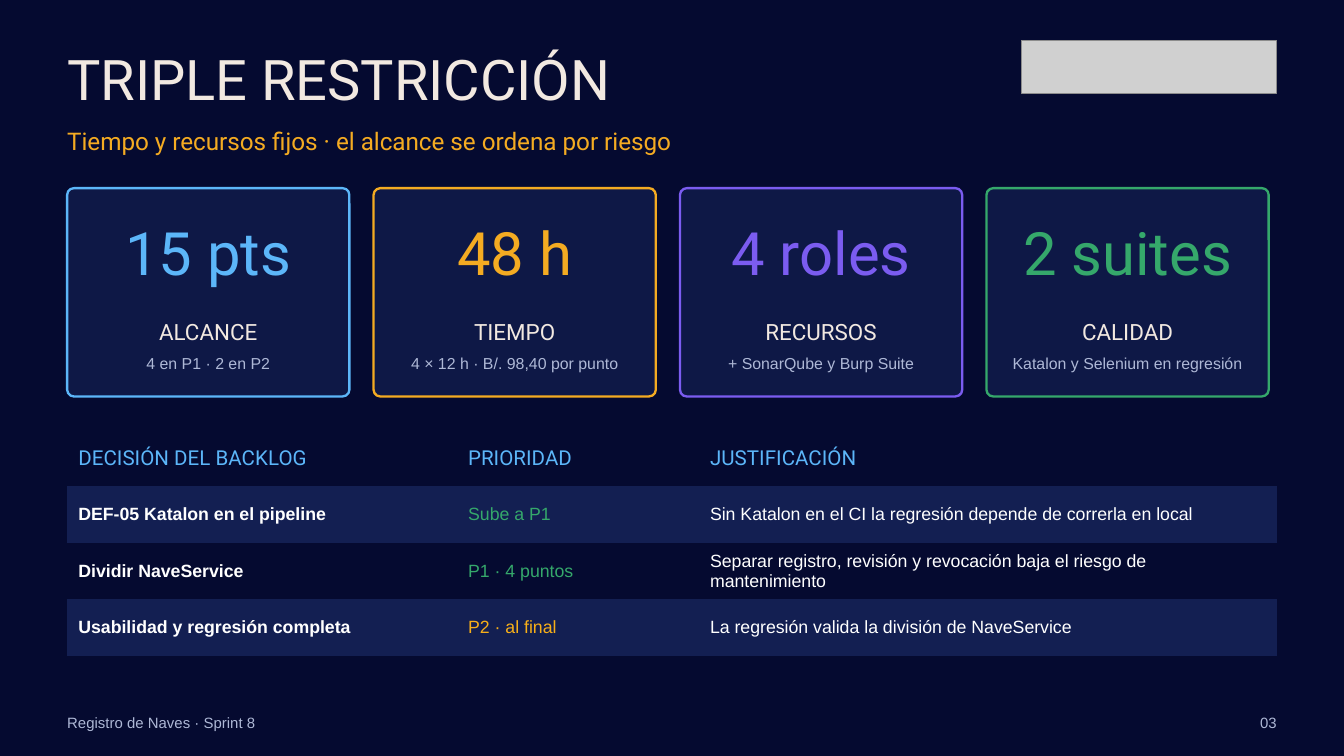
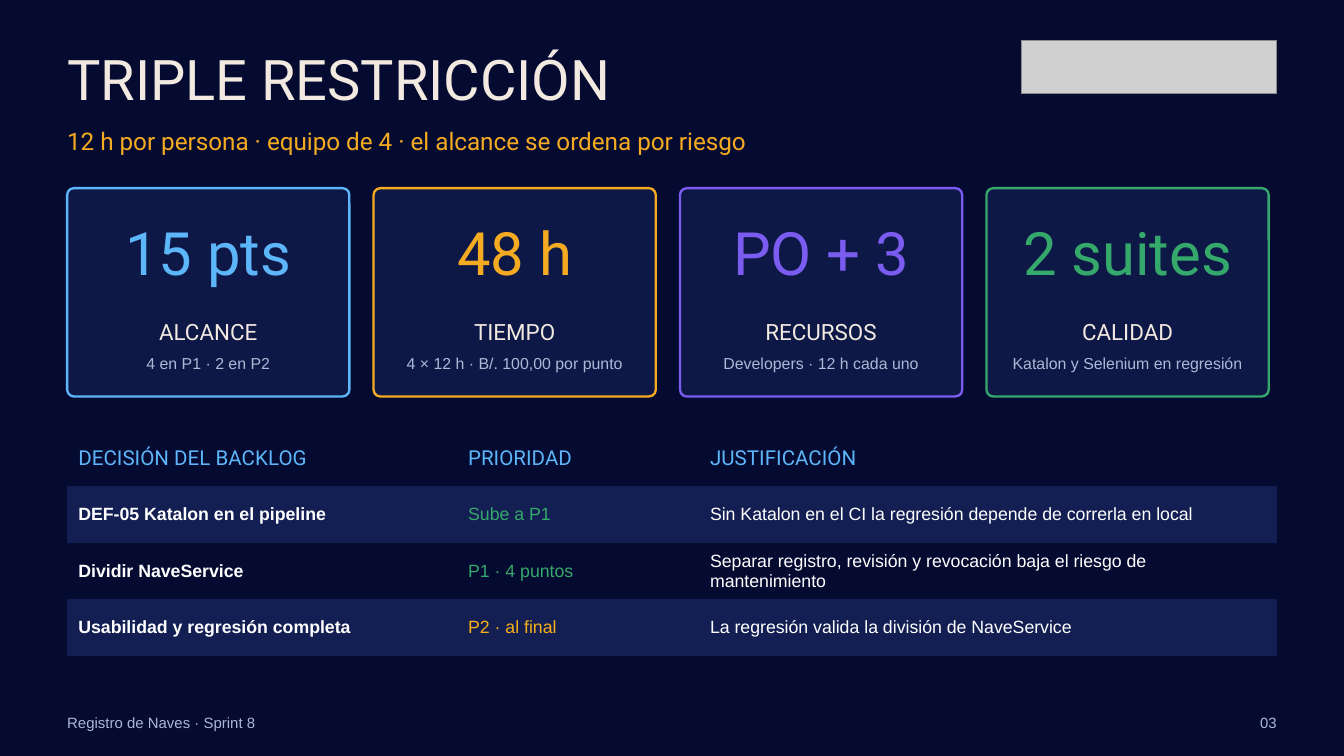
Before and after one commit to torres-martin/registro-maritimo-digital, a slide deck: slide 3 of docs/Sprint8-RegistroNaves.pptx. Drawn at 1344x756 pixels with LibreOffice and Linux fonts; fonts in the diff are those of the drawing; grey boxes stand for pictures. Boxes give left, top, right and bottom in pixels: in the first picture for what was removed or moved away, otherwise in the second. Text is boxed around its words. In the diff, an @@ line names an element or a change of style, - is before the commit and + after.

```diff
--- a/docs/Sprint8-RegistroNaves.pptx
+++ b/docs/Sprint8-RegistroNaves.pptx
@@ text at (67,131,746,155): text changed @@
-Tiempo y recursos fijos · el alcance se ordena por riesgo
+12 h por persona · equipo de 4 · el alcance se ordena por riesgo
@@ text at (733,232,909,276): text changed @@
-4 roles
+PO + 3
@@ text at (407,357,623,373): text changed @@
-4 × 12 h · B/. 98,40 por punto
+4 × 12 h · B/. 100,00 por punto
@@ text at (723,357,918,373): text changed @@
-+ SonarQube y Burp Suite
+Developers · 12 h cada uno
```
Also in this commit, not shown: 4 other slides changed, 1 other file.
